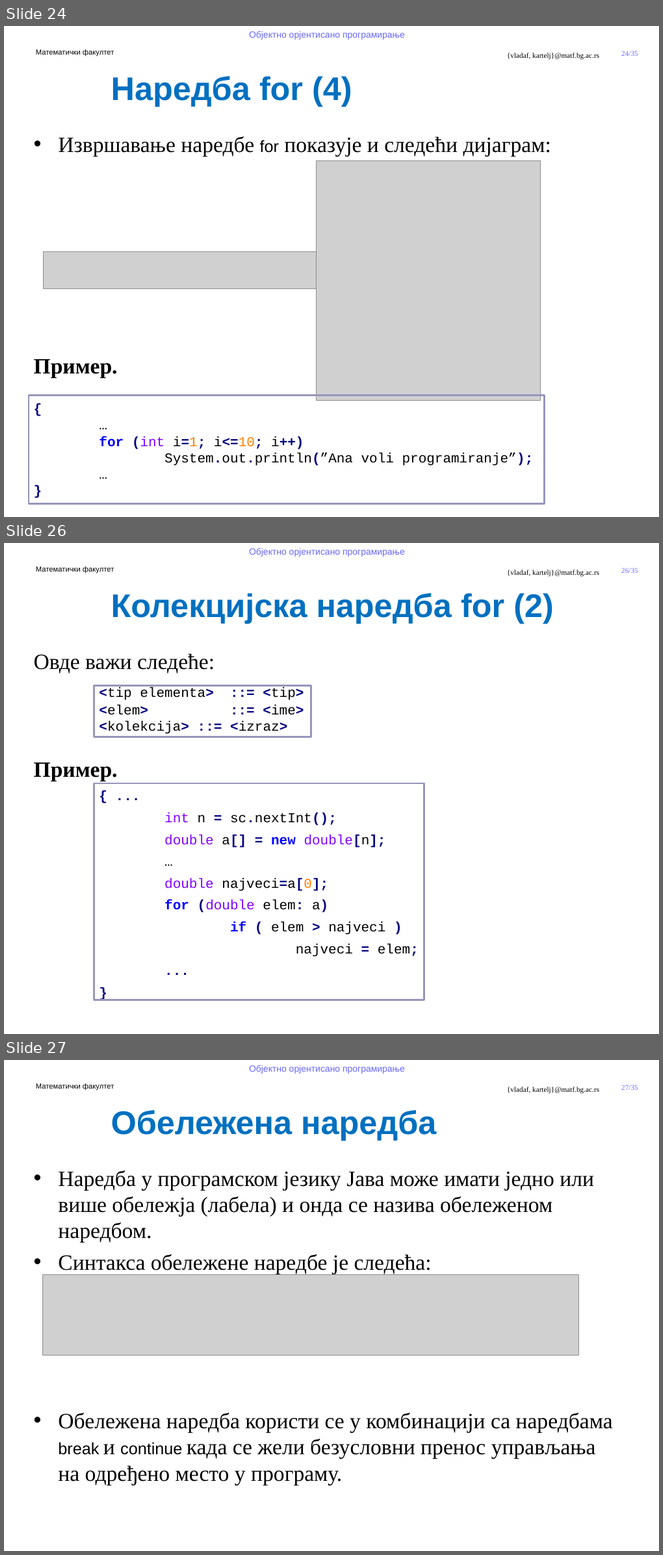
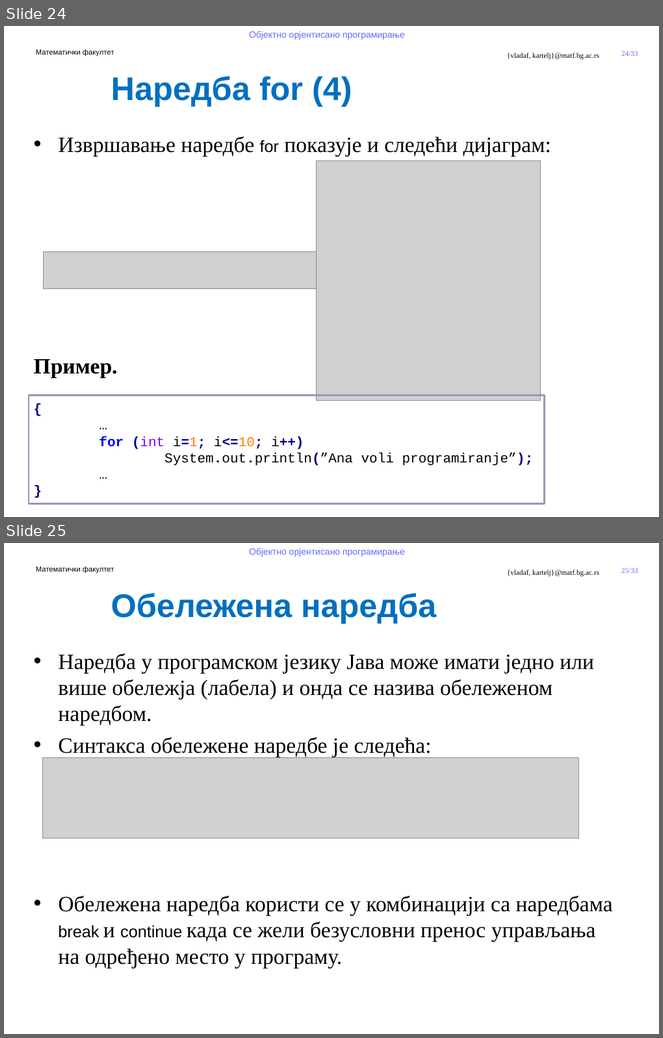
Before and after one commit to MatfOOP/OOP, a slide deck: predavanja/prezentacije/OOP07-Upravljacke stukture u Javi.pptx. Shown one above the other, each under a label of ours: slides 24, 26 and 27 before the commit, slides 24 and 25 after it; the slides between them are not shown. The pictures are 663x1555 and 663x1038 pixels, drawn with LibreOffice and Linux fonts; fonts in the diff are those of the drawing; grey boxes stand for pictures; background and template pictures are left out. Boxes give left, top, right and bottom in pixels: in the first picture for what was removed or moved away, otherwise in the second. Text is boxed around its words. In the diff, an @@ line names an element or a change of style, - is before the commit and + after.

```diff
--- a/predavanja/prezentacije/OOP07-Upravljacke stukture u Javi.pptx
+++ b/predavanja/prezentacije/OOP07-Upravljacke stukture u Javi.pptx
@@ slide 26 removed at (4, 543, 659, 1034), background #FFFFFF; not listed: 5 template elements that a slide beside it also shows @@
@@ text removed at (111, 593, 554, 624) @@
-Колекцијска наредба for (2)
@@ text removed at (34, 653, 419, 957) @@
-Oвде важи следеће:
-<tip elementa> ::= <tip>
-<elem> ::= <ime>
-<kolekcija> ::= <izraz>
-Пример.
-{ ...
-int n = sc.nextInt();
-double a[] = new double[n];
-…
-double najveci=a[0];
-for (double elem: a)
-if ( elem > najveci )
-najveci = elem;
-...
-}
@@ rectangle removed at (94, 686, 311, 737) @@
@@ rectangle removed at (94, 783, 425, 1001) @@
@@ what was slide 27 is now slide 25 @@
@@ page number at (622, 568, 638, 573): text changed @@
-27/35
+25/33
```
Also in this commit, not shown: 1 other slide removed, 27 other files.
